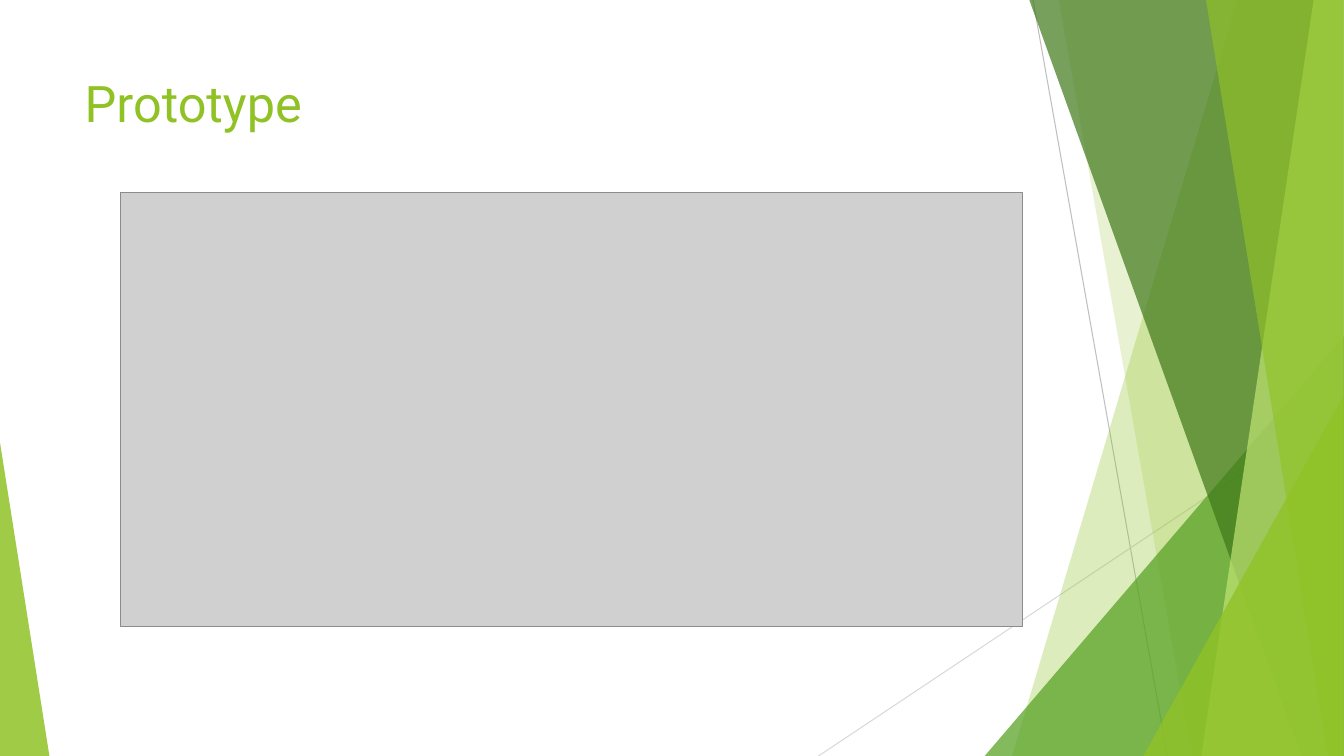
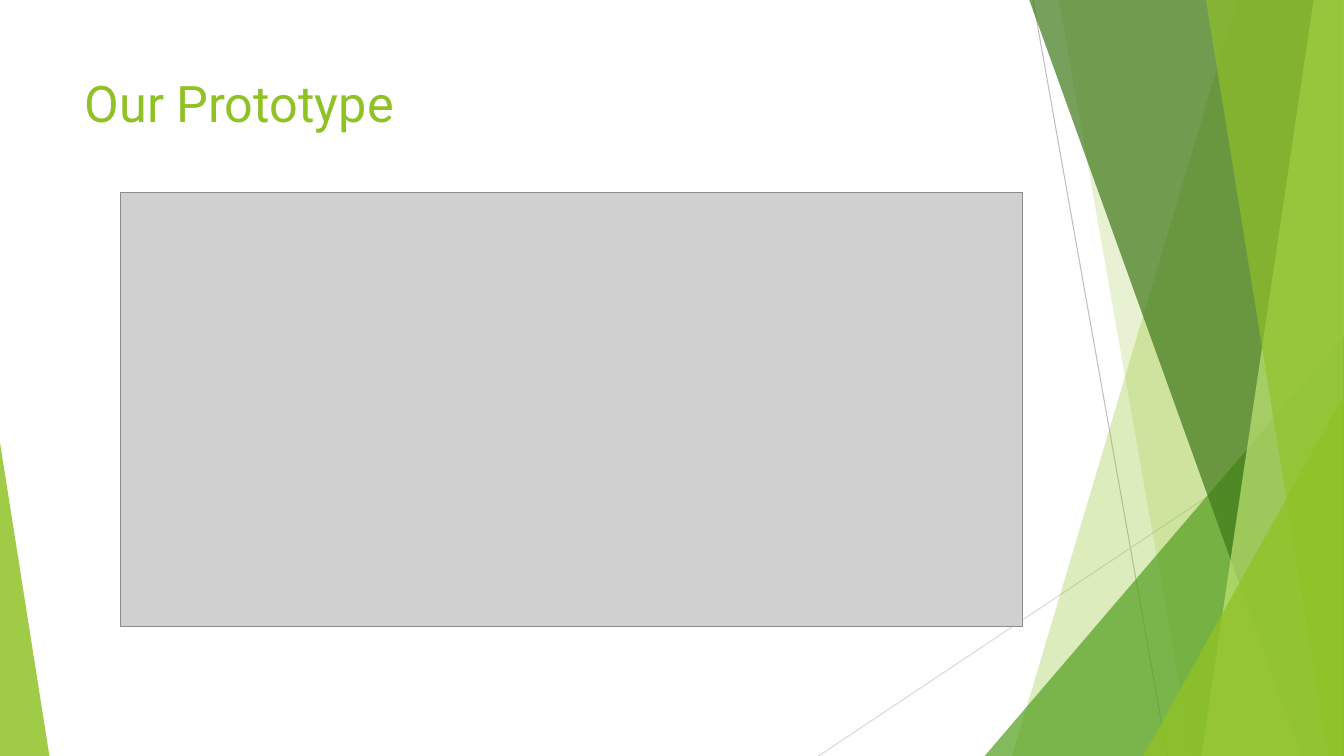
Before and after one commit to ryanhiggins11/FINAL-YEAR-PROJECT, a slide deck: slide 5 of Paperwork/Presentation of App.pptx. Drawn at 1344x756 pixels with LibreOffice and Linux fonts; fonts in the diff are those of the drawing; grey boxes stand for pictures. Boxes give left, top, right and bottom in pixels: in the first picture for what was removed or moved away, otherwise in the second. Text is boxed around its words. In the diff, an @@ line names an element or a change of style, - is before the commit and + after.

```diff
--- a/Paperwork/Presentation of App.pptx
+++ b/Paperwork/Presentation of App.pptx
@@ title at [85, 85, 394, 133]: text changed @@
-Prototype
+Our Prototype
```
Also in this commit, not shown: 2 slides added.
